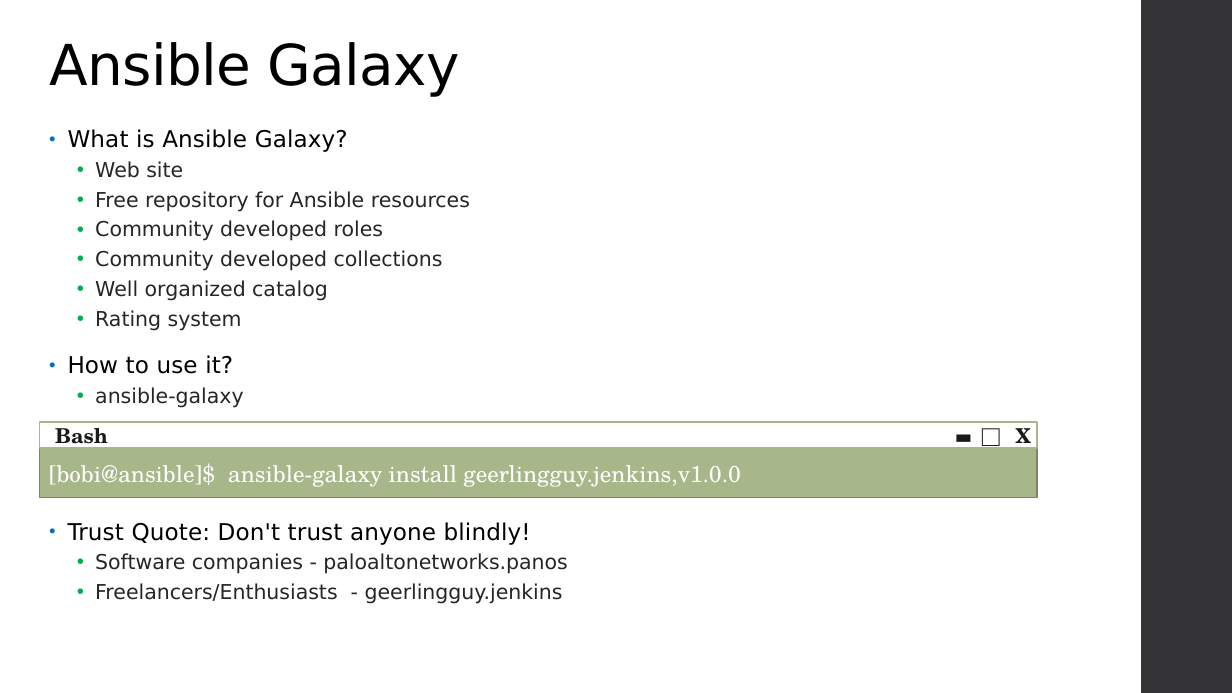
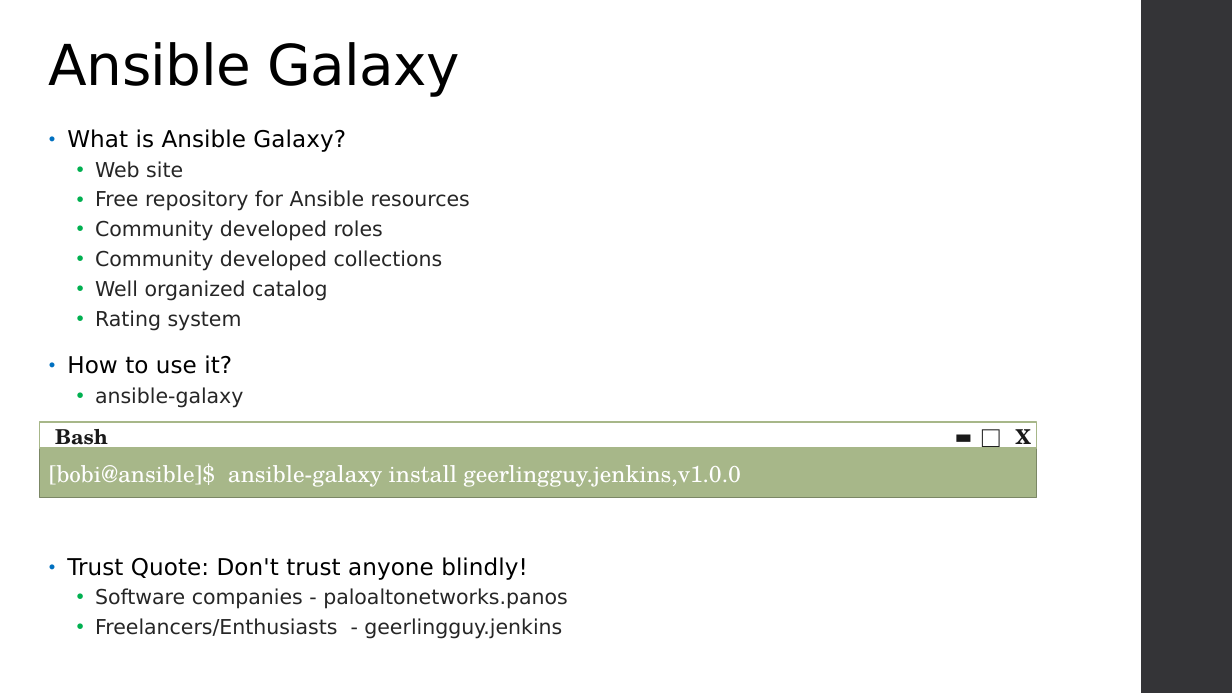
Before and after one commit to varadinov/DevSecOps, a slide deck: slide 14 of 04_configuration_management/Ansible.pptx. Drawn at 1232x693 pixels with LibreOffice and Linux fonts; fonts in the diff are those of the drawing; background and template pictures are left out. Boxes give left, top, right and bottom in pixels: in the first picture for what was removed or moved away, otherwise in the second. Text is boxed around its words. In the diff, an @@ line names an element or a change of style, - is before the commit and + after.

Commit message:
Update ansible section

```diff
--- a/04_configuration_management/Ansible.pptx
+++ b/04_configuration_management/Ansible.pptx
@@ text "What is Ansible Galaxy?" rewrapped from (68,129,567,604) to (67,129,567,639) @@
```
Also in this commit, not shown: 15 other slides changed, 1 slide added, 14 other files.
